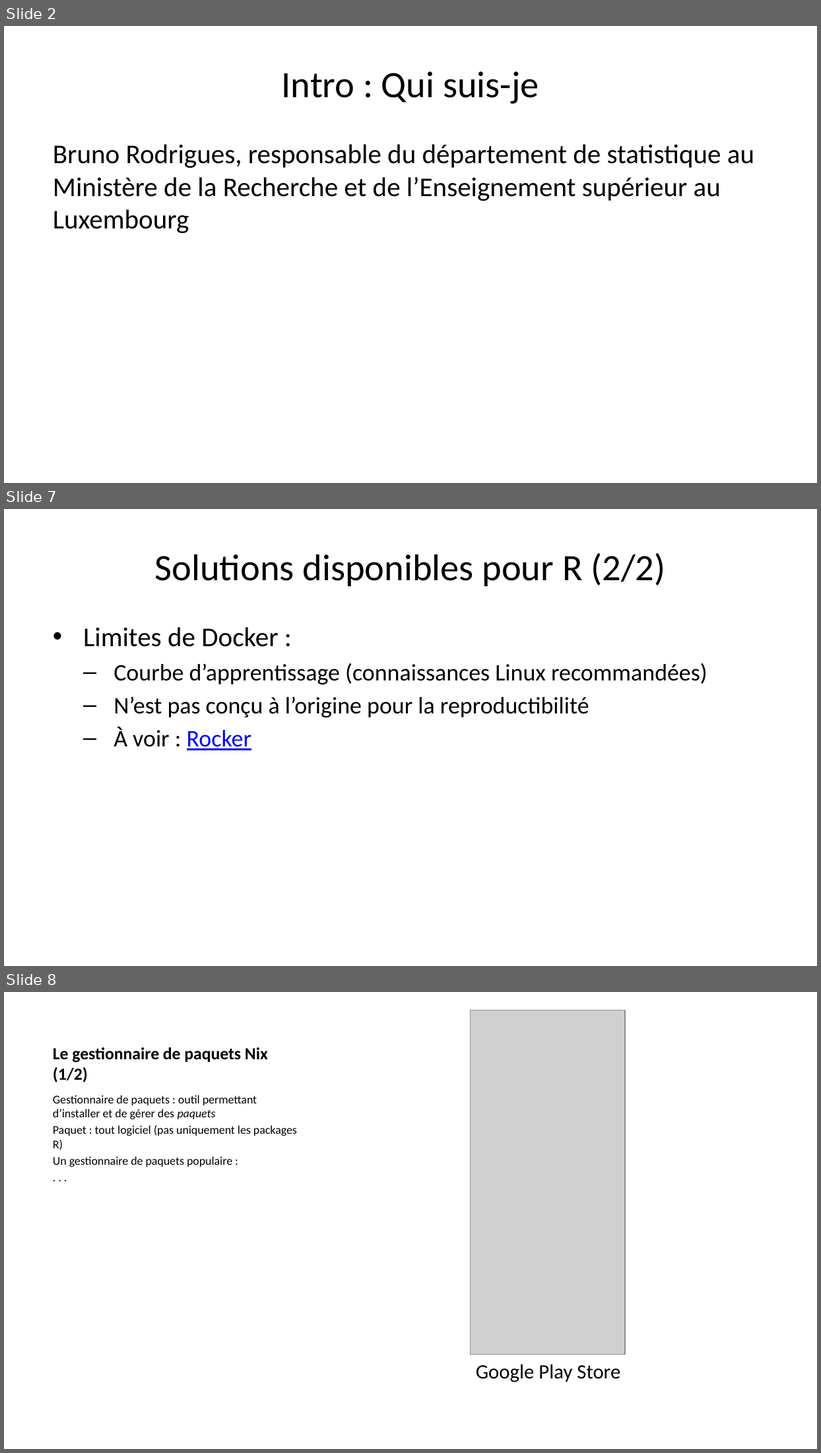
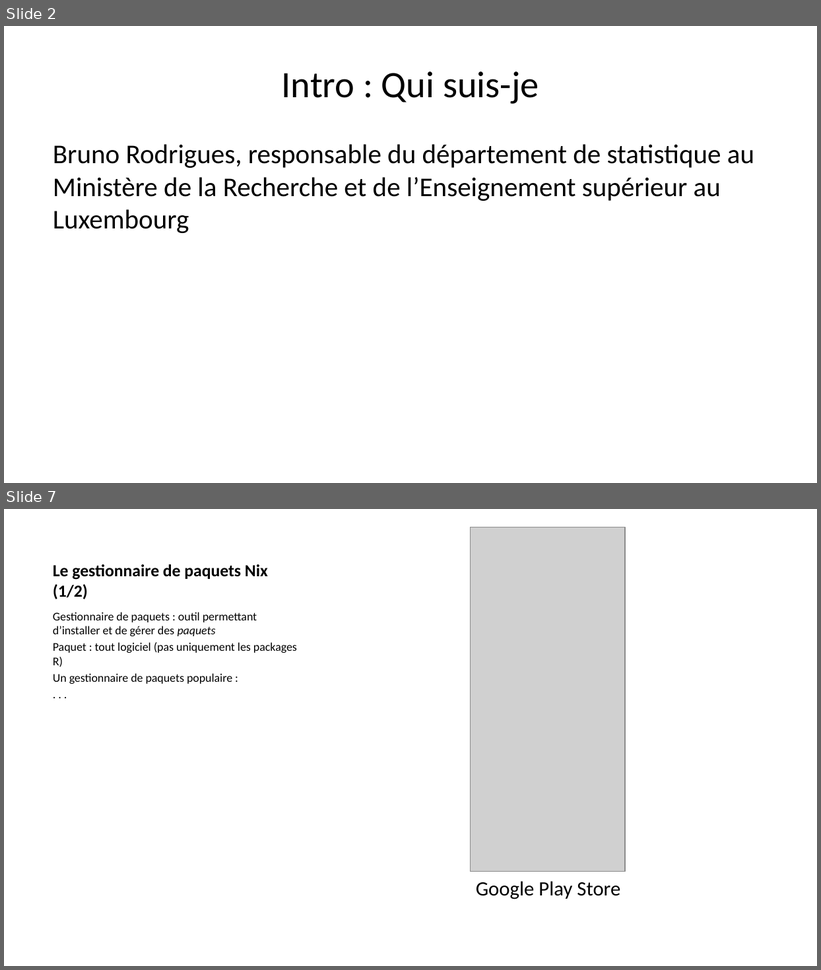
Before and after one commit to b-rodrigues/repro_rrr, a slide deck: docs/index.pptx. Shown one above the other, each under a label of ours: slides 2, 7 and 8 before the commit, slides 2 and 7 after it; the slides between them are not shown. The pictures are 821x1453 and 821x970 pixels, drawn with LibreOffice and Linux fonts; fonts in the diff are those of the drawing; grey boxes stand for pictures. Boxes give left, top, right and bottom in pixels: in the first picture for what was removed or moved away, otherwise in the second. Text is boxed around its words. In the diff, an @@ line names an element or a change of style, - is before the commit and + after.

```diff
--- a/docs/index.pptx
+++ b/docs/index.pptx
@@ slide 7 removed at box(4, 509, 817, 966), background #FFFFFF @@
@@ title removed at box(155, 553, 665, 586) @@
-Solutions disponibles pour R (2/2)
@@ text removed at box(83, 627, 708, 751) @@
-• Limites de Docker :
-  – Courbe d’apprentissage (connaissances Linux recommandées)
-  – N’est pas conçu à l’origine pour la reproductibilité
-  – À voir : Rocker
@@ what was slide 8 is now slide 7 @@
```
Also in this commit, not shown: 3 slides changed, 3 slides added, 2 other slides removed, 15 other files.
